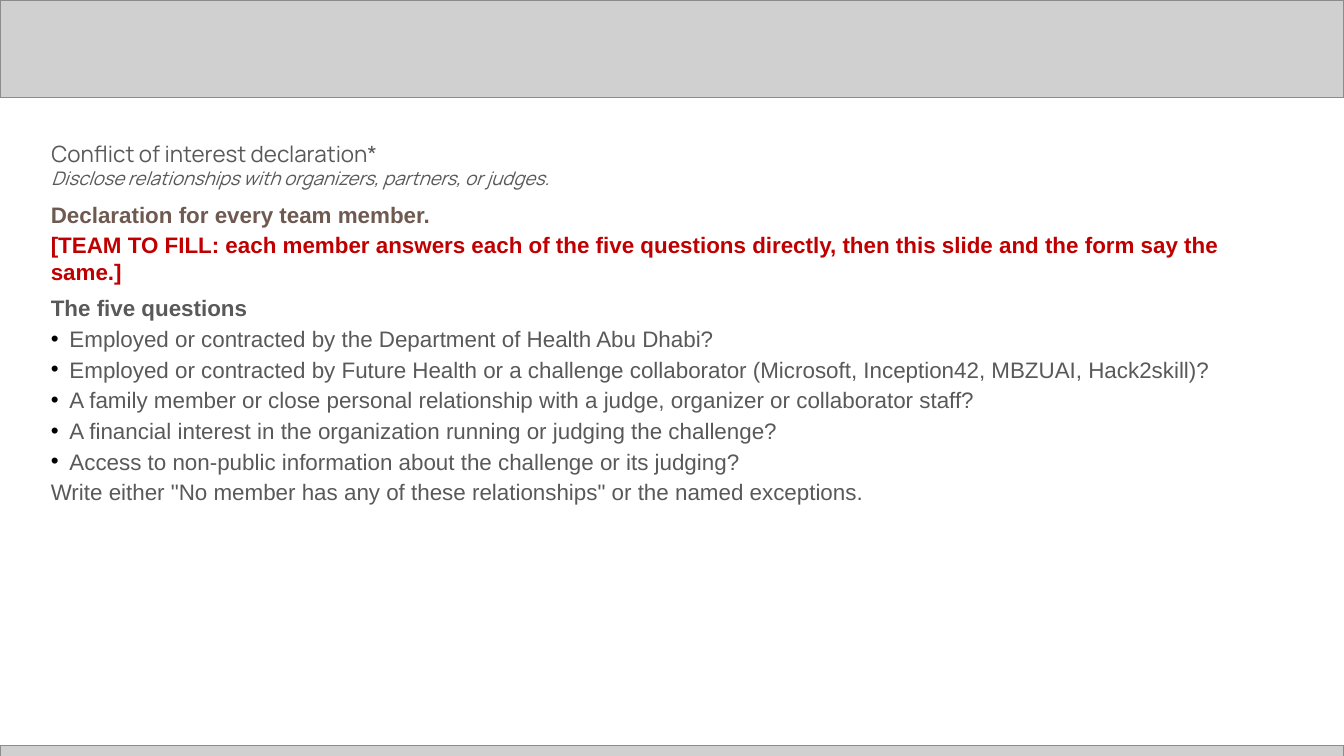
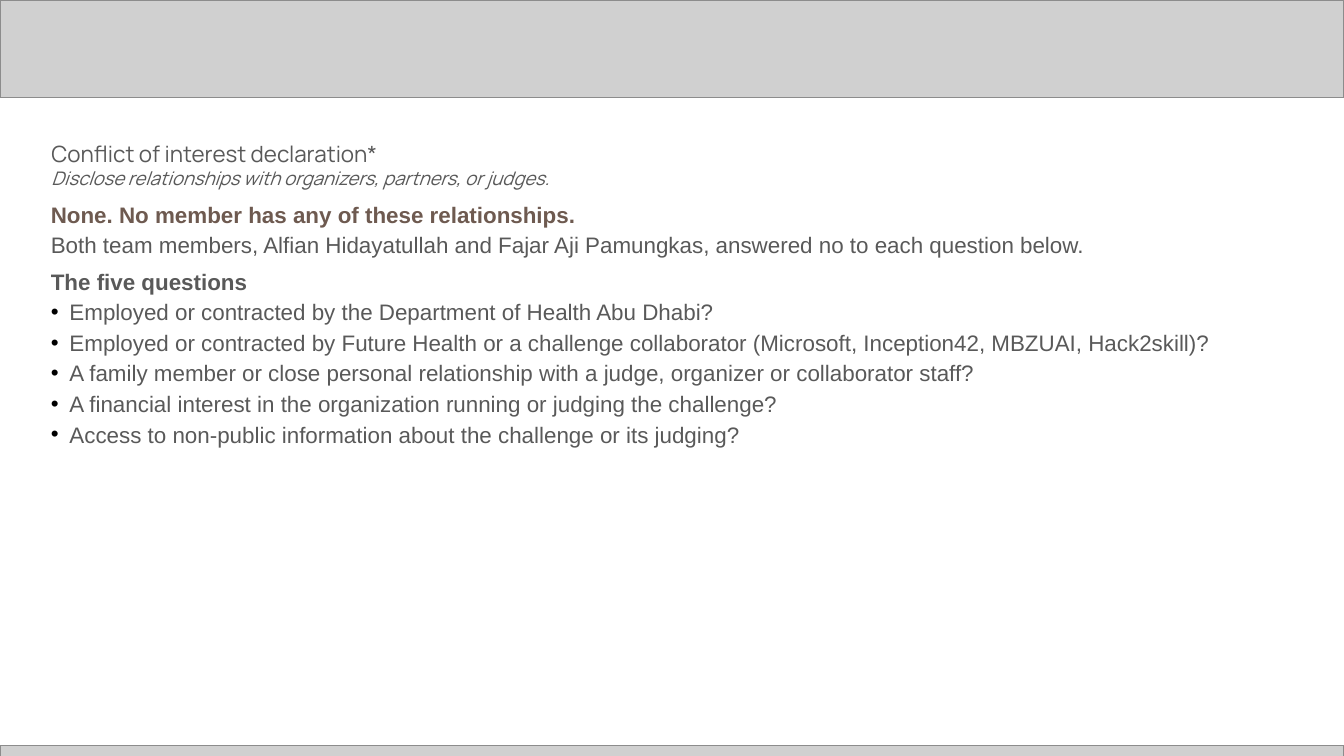
Before and after one commit to alfianhid/nexyra, a slide deck: slide 14 of docs/deck/Nexyra-C05-submission.pptx. Drawn at 1344x756 pixels with LibreOffice and Linux fonts; fonts in the diff are those of the drawing; grey boxes stand for pictures. Boxes give left, top, right and bottom in pixels: in the first picture for what was removed or moved away, otherwise in the second. Text is boxed around its words. In the diff, an @@ line names an element or a change of style, - is before the commit and + after.

```diff
--- a/docs/deck/Nexyra-C05-submission.pptx
+++ b/docs/deck/Nexyra-C05-submission.pptx
@@ text at (51,207,1083,258): text changed; text colour #C00000 to #595959; bold off @@
-Declaration for every team member.
-[TEAM TO FILL: each member answers each of the five questions directly, then this slide and the form say the same.]
+None. No member has any of these relationships.
+Both team members, Alfian Hidayatullah and Fajar Aji Pamungkas, answered no to each question below.
@@ text at (51,484,863,505): paragraph removed @@
-Write either "No member has any of these relationships" or the named exceptions.
```
Also in this commit, not shown: 9 other slides changed, 18 other files.
